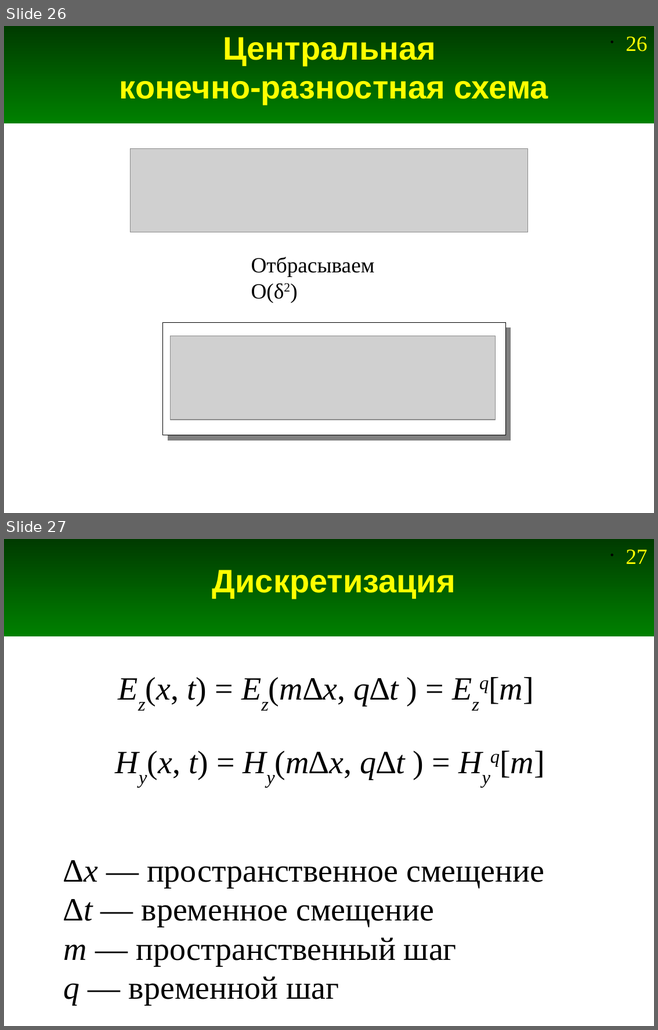
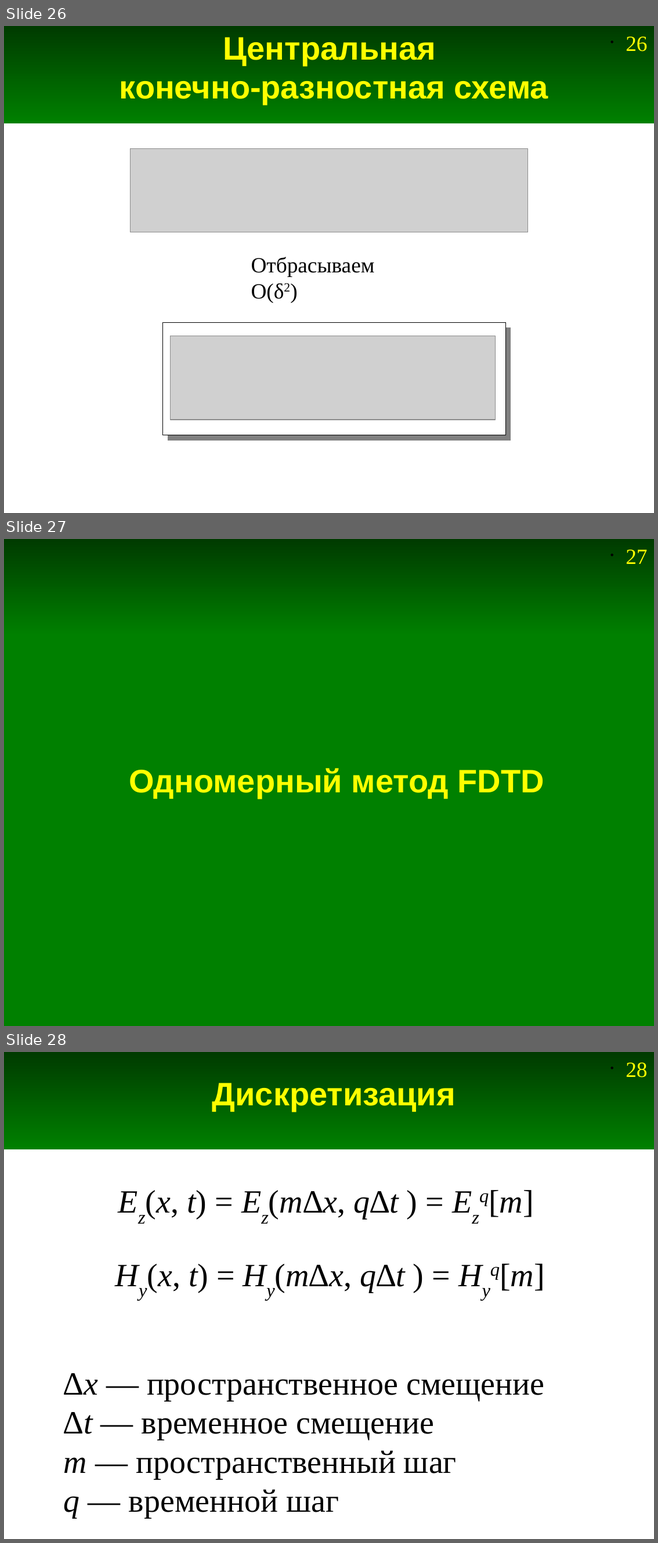
Before and after one commit to andris0147sv/modelling, a slide deck: presentations/2. FDTD.odp. Shown one above the other, each under a label of ours: slides 26 and 27 before the commit, slides 26, 27 and 28 after it. The pictures are 658x1030 and 658x1543 pixels, drawn with LibreOffice and Linux fonts; fonts in the diff are those of the drawing; grey boxes stand for pictures. Boxes give left, top, right and bottom in pixels: in the first picture for what was removed or moved away, otherwise in the second. Text is boxed around its words. In the diff, an @@ line names an element or a change of style, - is before the commit and + after.

```diff
--- a/presentations/2. FDTD.odp
+++ b/presentations/2. FDTD.odp
@@ slide 27 added at (4, 539, 654, 1026), background #FFFFFF; not listed: 2 template elements that a slide beside it also shows @@
@@ rectangle added at (4, 634, 654, 1026), fill #008000, outline #008000 0 pt @@
@@ title added at (129, 768, 544, 798), 36 pt, text #FFFF00, bold @@
+Одномерный метод FDTD
@@ what was slide 27 is now slide 28 @@
@@ page number at (625, 1062, 647, 1078): text changed @@
-• 27
+• 28
```
Also in this commit, not shown: 3 slides changed, 2 other slides added, 1 slide removed.
